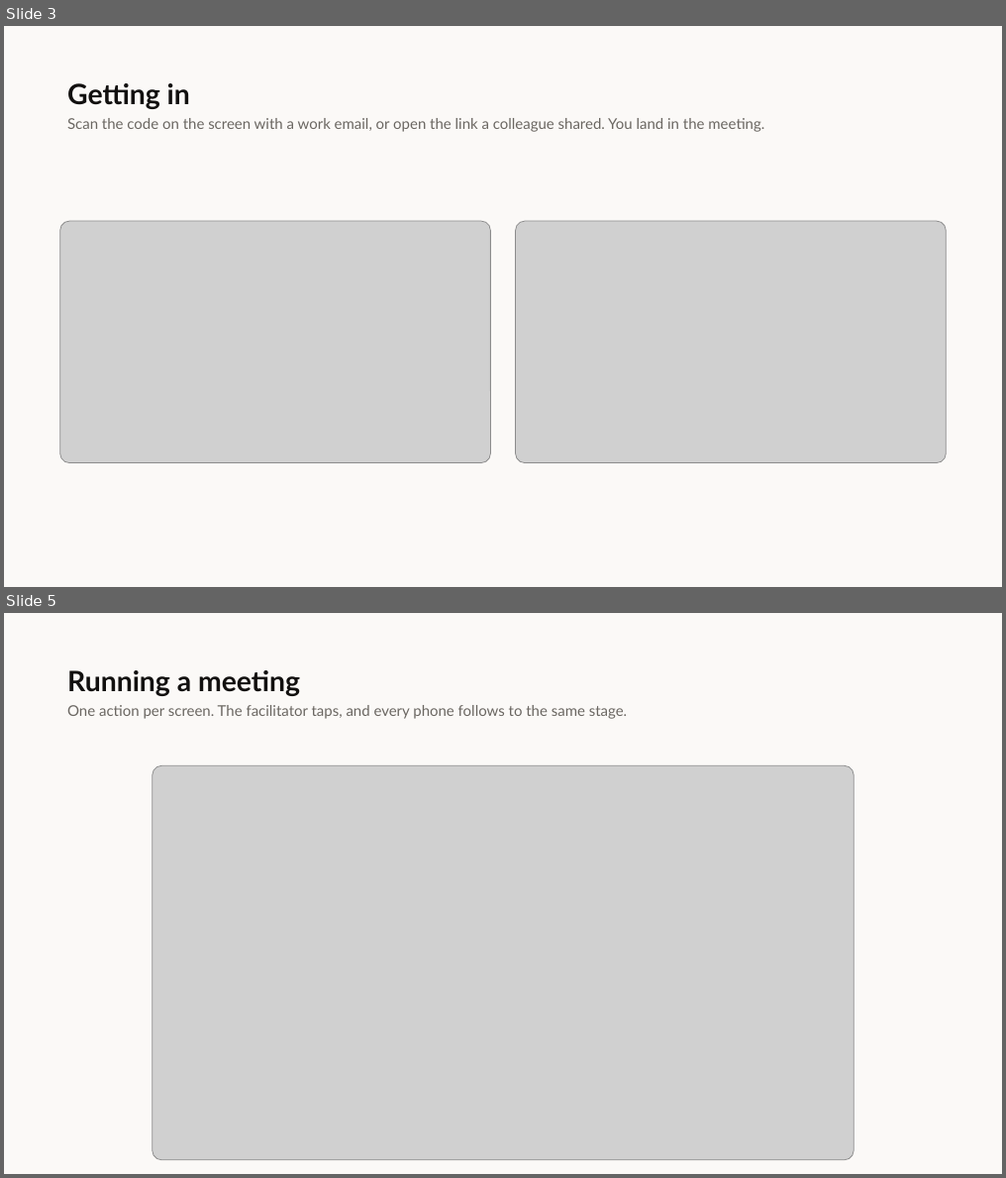
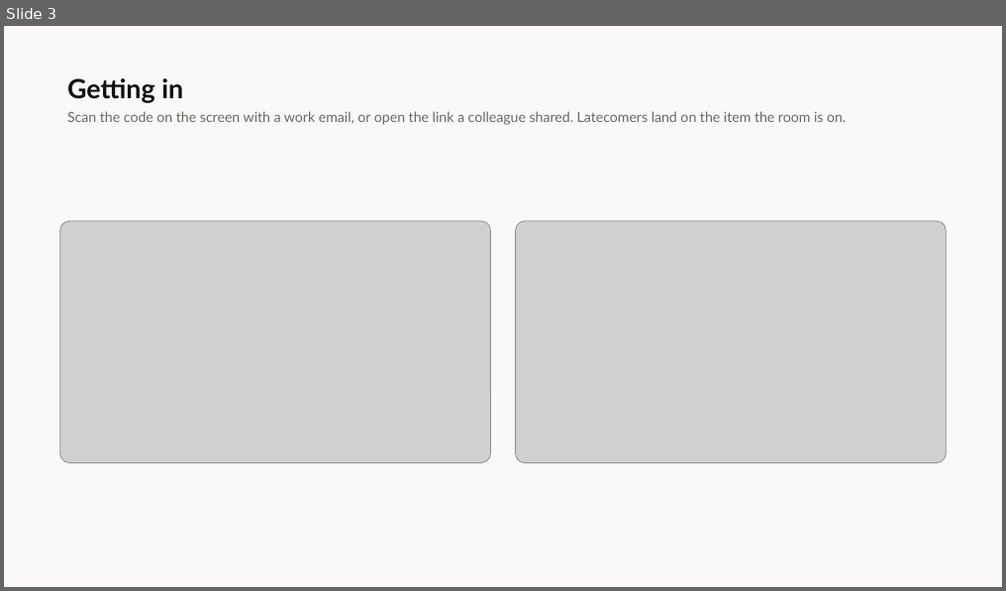
Before and after one commit to Herman-Gathege/Mshikaki-Meetings-App, a slide deck: docs/presentations/Mshikaki-Walkthrough.pptx. Shown one above the other, each under a label of ours: slides 3 and 5 before the commit, slide 3 after it; the slides between them are not shown. The pictures are 1006x1178 and 1006x591 pixels, drawn with LibreOffice and Linux fonts; fonts in the diff are those of the drawing; grey boxes stand for pictures. Boxes give left, top, right and bottom in pixels: in the first picture for what was removed or moved away, otherwise in the second. Text is boxed around its words. In the diff, an @@ line names an element or a change of style, - is before the commit and + after.

```diff
--- a/docs/presentations/Mshikaki-Walkthrough.pptx
+++ b/docs/presentations/Mshikaki-Walkthrough.pptx
@@ slide 5 removed at (x1=4, y1=613, x2=1002, y2=1174), background #FBF9F7 @@
@@ text removed at (x1=67, y1=670, x2=300, y2=696) @@
-Running a meeting
@@ text removed at (x1=67, y1=705, x2=627, y2=719) @@
-One action per screen. The facilitator taps, and every phone follows to the same stage.
@@ picture removed at (x1=152, y1=765, x2=853, y2=1160) @@
@@ slide 3 changed as well @@
@@ text "Getting in" at (x1=67, y1=78, x2=183, y2=103): size 27 to 25.5 pt @@
@@ text at (x1=67, y1=111, x2=846, y2=125): text changed; size 14.2 to 13.5 pt @@
-Scan the code on the screen with a work email, or open the link a colleague shared. You land in the meeting.
+Scan the code on the screen with a work email, or open the link a colleague shared. Latecomers land on the item the room is on.
```
Also in this commit, not shown: 7 other slides changed, 6 slides added, 4 other slides removed.
